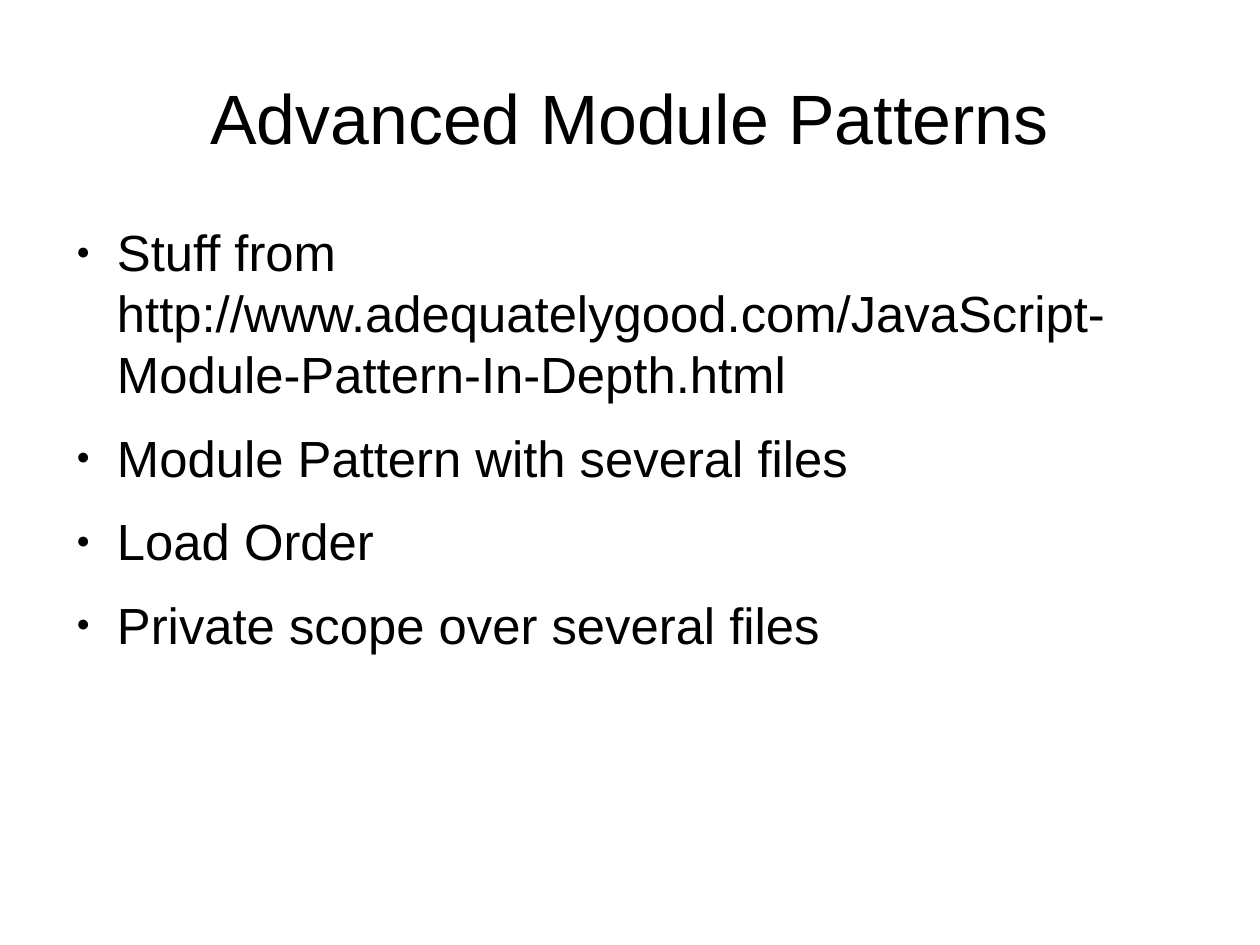
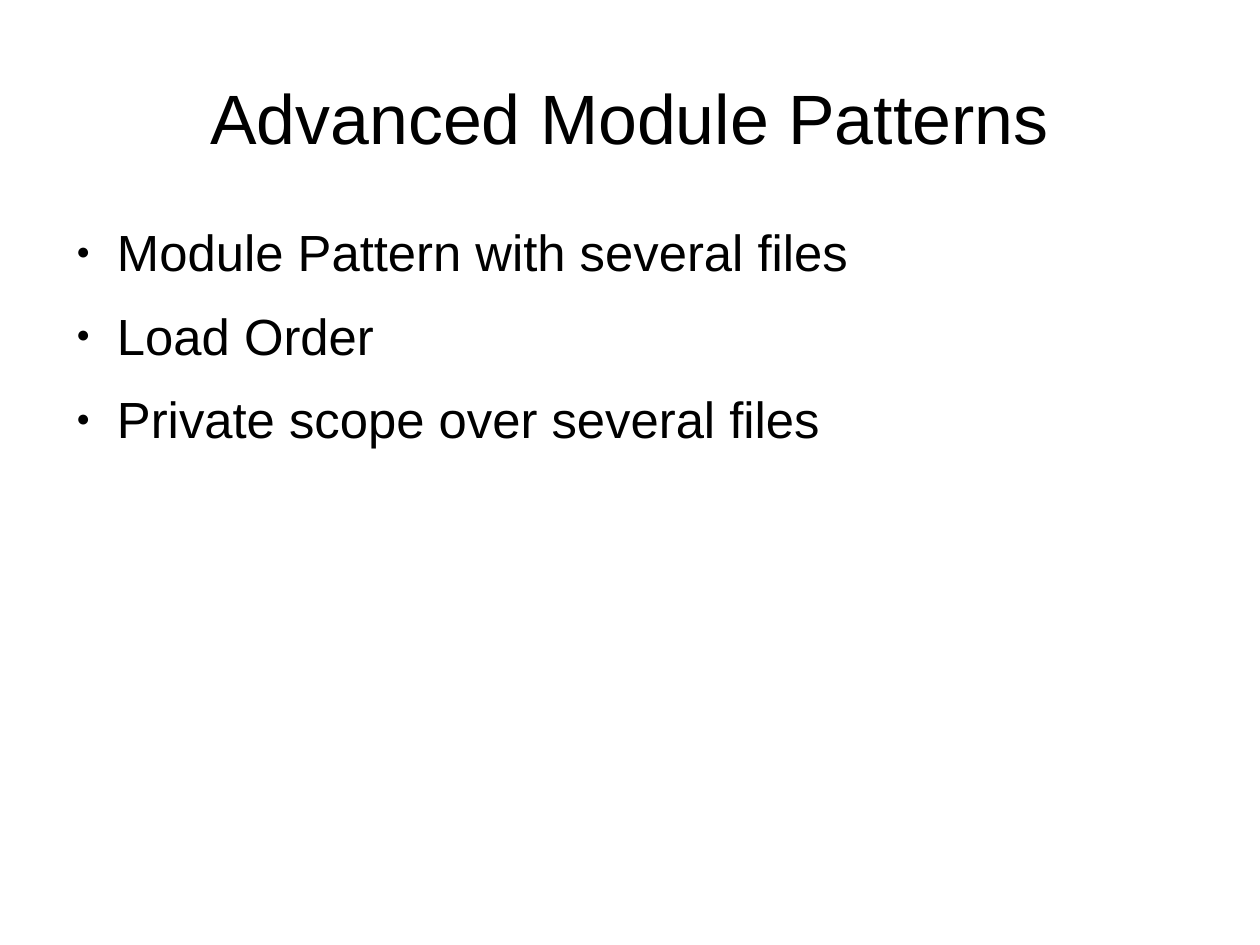
Before and after one commit to sattler/javascript-seminar-2015, a slide deck: slide 8 of presentation/Presentation.odp (slide 9 before the commit). Drawn at 1260x945 pixels with LibreOffice and Linux fonts; fonts in the diff are those of the drawing. Boxes give left, top, right and bottom in pixels: in the first picture for what was removed or moved away, otherwise in the second. Text is boxed around its words. In the diff, an @@ line names an element or a change of style, - is before the commit and + after.

```diff
--- a/presentation/Presentation.odp
+++ b/presentation/Presentation.odp
@@ text at (x1=117, y1=234, x2=1105, y2=404): paragraph removed @@
-● Stuff from http://www.adequatelygood.com/JavaScript-Module-Pattern-In-Depth.html
```
Also in this commit, not shown: 2 other slides changed, 5 slides added, 2 slides removed, 1 other file.
